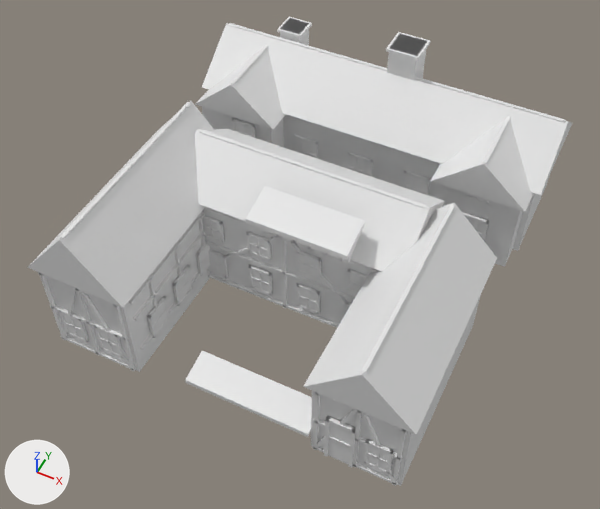
A saved change to the Blender file assets/models/source/tiers/xinhua-road/hero-v2/one-step-garden-hero.blend.
Rendered twice from a 50 mm camera at (9.2, -19.0, 24.8) aimed at (0.0, -0.5, 1.7). The axes (+X, +Y, +Z) are drawn at lower left. The lights are the same throughout. The picture after the commit comes second.

Objects in the first picture: 'one-step-garden-hero'.
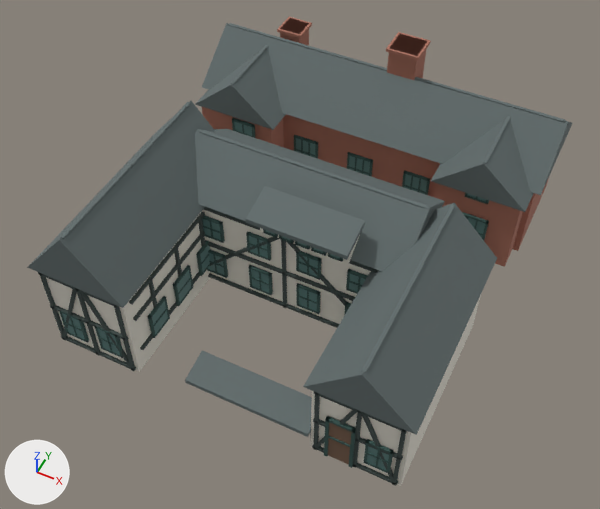
Where the change shows, as pixel boxes (x1, y1, x2, y2) in the pictures (600 x 509 px):
```json
{"object": "one-step-garden-hero", "change": "recoloured", "before": [27, 17, 572, 486], "after": [27, 17, 572, 486], "on screen": "white to dark grey"}
```

Scene script edits in JSON lines:
```json
{"op": "set", "path": "mat_one_step_garden_hero_window_frame.base_color", "old": "(0.8, 0.8, 0.8)", "new": "(0.035, 0.085, 0.075)", "note": "white #e7e7e7 -> dark cyan #35524d"}
{"op": "set", "path": "mat_one_step_garden_hero_dark_tile_roof.base_color", "old": "(0.8, 0.8, 0.8)", "new": "(0.12, 0.15, 0.15)", "note": "white #e7e7e7 -> dark grey #616c6c"}
{"op": "set", "path": "mat_one_step_garden_hero_muted_brick.base_color", "old": "(0.8, 0.8, 0.8)", "new": "(0.4, 0.16, 0.11)", "note": "white #e7e7e7 -> brown #aa6f5d"}
{"op": "set", "path": "mat_one_step_garden_hero_deep_half_timber.base_color", "old": "(0.8, 0.8, 0.8)", "new": "(0.045, 0.065, 0.06)", "note": "white #e7e7e7 -> dark grey #3c4845"}
{"op": "set", "path": "mat_one_step_garden_hero_muted_glass.base_color", "old": "(0.8, 0.8, 0.8)", "new": "(0.09, 0.19, 0.18)", "note": "white #e7e7e7 -> dark cyan #557976"}
{"op": "set", "path": "mat_one_step_garden_hero_dark_door.base_color", "old": "(0.8, 0.8, 0.8)", "new": "(0.18, 0.105, 0.065)", "note": "white #e7e7e7 -> brown #765b48"}
```
